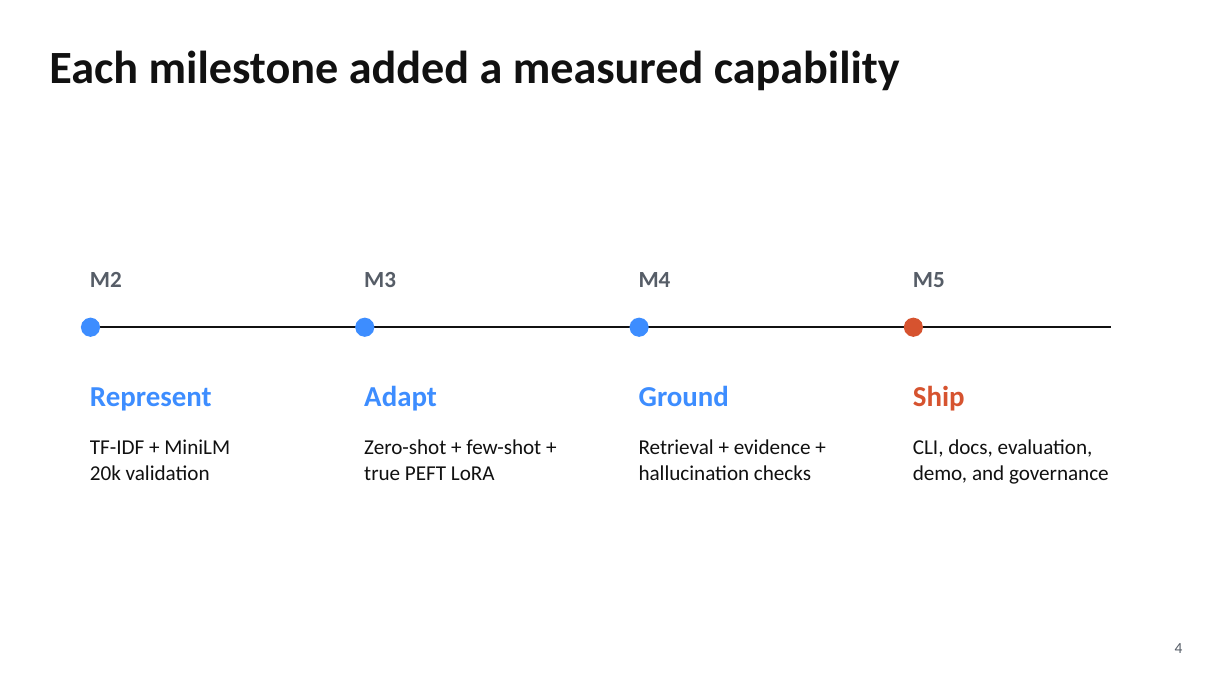
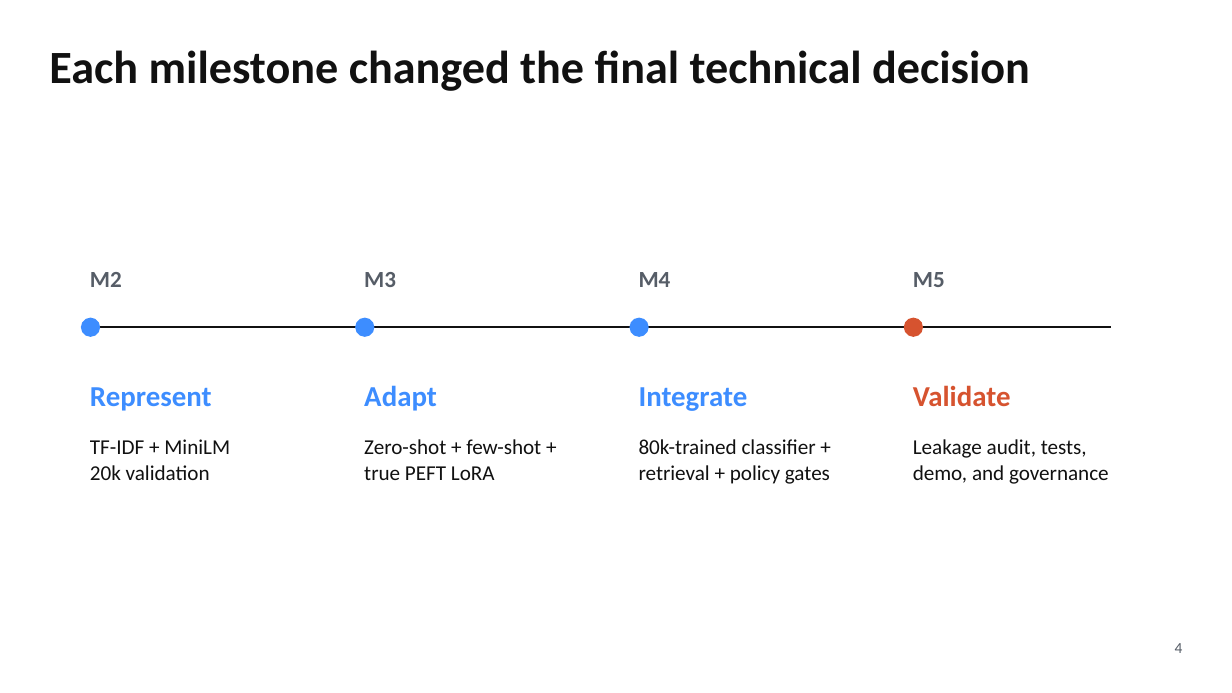
Before and after one commit to Kongbai815/job-matching-nlp, a slide deck: slide 4 of slides/MSBA_Job_Matching_Final_Deck.pptx. Drawn at 1232x693 pixels with LibreOffice and Linux fonts; fonts in the diff are those of the drawing. Boxes give left, top, right and bottom in pixels: in the first picture for what was removed or moved away, otherwise in the second. Text is boxed around its words. In the diff, an @@ line names an element or a change of style, - is before the commit and + after.

```diff
--- a/slides/MSBA_Job_Matching_Final_Deck.pptx
+++ b/slides/MSBA_Job_Matching_Final_Deck.pptx
@@ text at [49, 50, 1030, 91]: text changed @@
-Each milestone added a measured capability
+Each milestone changed the final technical decision
@@ text at [639, 387, 748, 411]: text changed @@
-Ground
+Integrate
@@ text at [913, 385, 1011, 406]: text changed @@
-Ship
+Validate
@@ text at [639, 439, 830, 484]: text changed @@
-Retrieval + evidence +
-hallucination checks
+80k-trained classifier +
+retrieval + policy gates
@@ text at [913, 439, 1087, 458]: text changed @@
-CLI, docs, evaluation,
+Leakage audit, tests,
```
Also in this commit, not shown: 6 other slides changed, 1 slide added, 1 slide removed, 34 other files.
